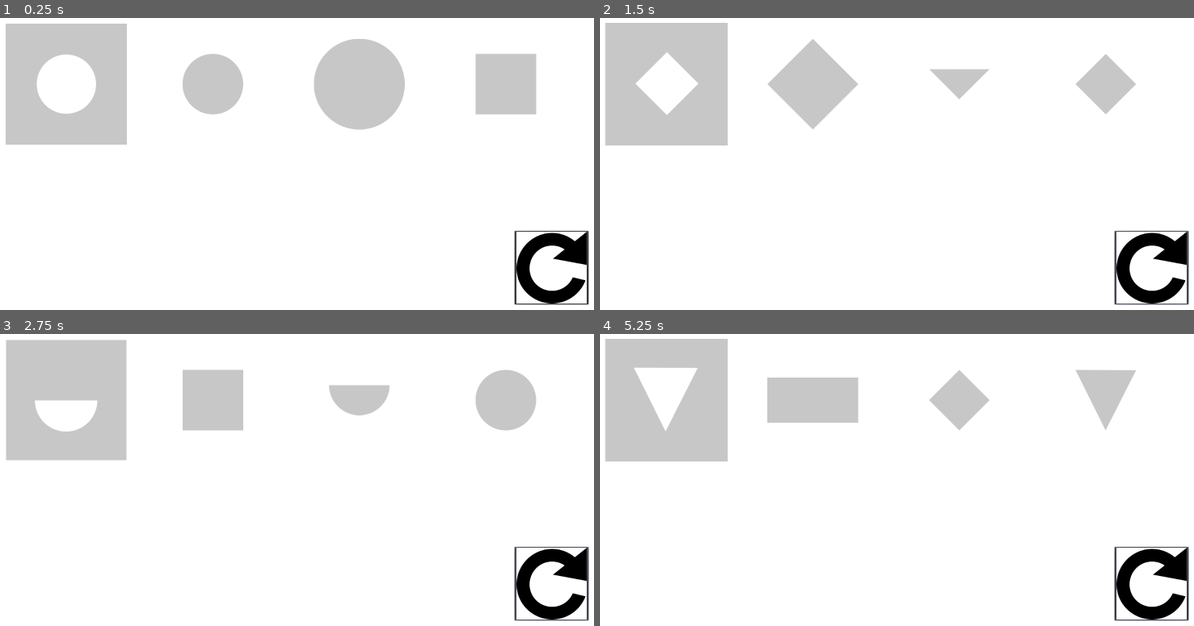
Above: before the commit, frames 1-4 (two rows, left to right).
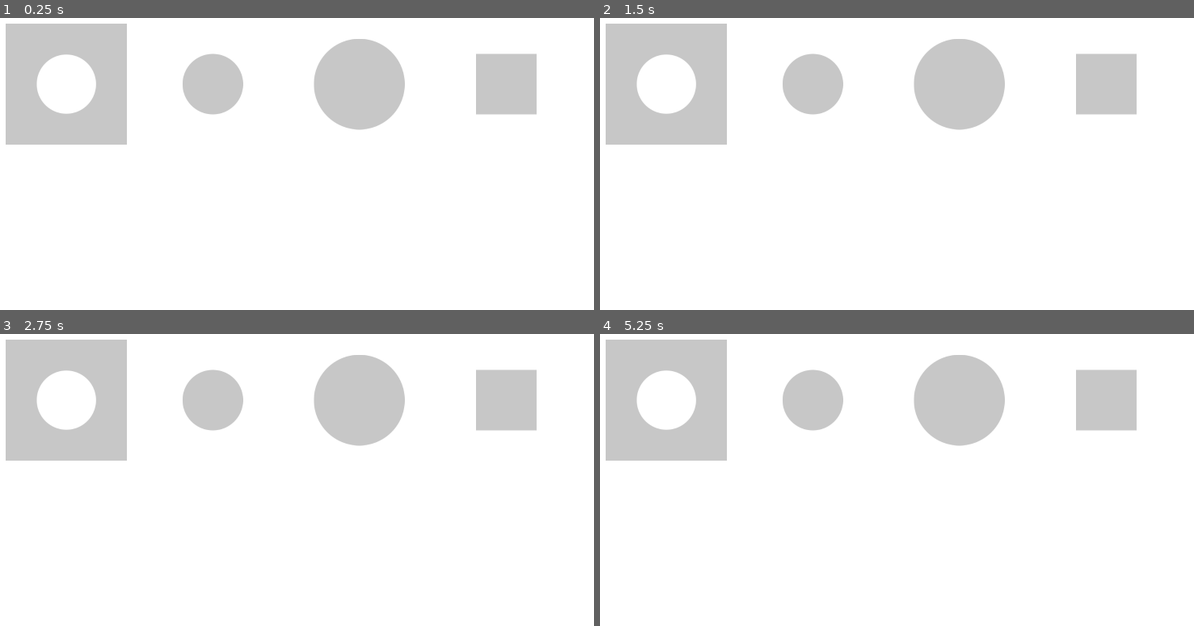
Above: after the commit, the same moments.

Repository: efor0004/spatial-fyp
Game: Godot game, scene res://Game.tscn
Same seed, same stepped clock (60 frames per second), same inputs: the game is played once before the commit and once after it.
Inputs (mouse positions are in pixels of both pictures, inside the frame that each line leads up to):
- Up to frame 1 (0.25 s): no input
- Up to frame 2 (1.5 s): click (1152, 269) at 0.52 s; click (1152, 269) at 1.27 s
- Up to frame 3 (2.75 s): click (552, 585) at 2.02 s
- Up to frame 4 (5.25 s): tap Enter at 2.75, 4.25 s; move the mouse to (1027, 374) at 2.77 s; click (1027, 374) at 2.92 s; tap Space at 3.5, 5 s; move the mouse to (754, 424) at 3.52 s; click (754, 424) at 3.67 s; move the mouse to (outside the picture) at 4.27 s; click (outside the picture) at 4.42 s; move the mouse to (855, 497) at 5.02 s; click (855, 497) at 5.17 s

The runs differ from the first frame. In frame 1, 1.9% of the frame differs, in the area x 80-100%, y 12-99%; in frame 2, 7.5%; in frame 3, 6.8%; in frame 4, 7.9%, in the area x 0-100%, y 1-99%.

Commit message:
QUILT: Progress to next question if correct

Diff:
--- a/quilt/app/Game.tscn
+++ b/quilt/app/Game.tscn
@@ -1,11 +1,13 @@
 [gd_scene load_steps=7 format=2]
 
 [ext_resource path="res://assets/sprites/questions/level_1/question_1/option_3.png" type="Texture" id=1]
-[ext_resource path="res://assets/sprites/buttons/refresh.png" type="Texture" id=2]
 [ext_resource path="res://scripts/Question.gd" type="Script" id=3]
 [ext_resource path="res://assets/sprites/questions/level_1/question_1/holey_quilt.png" type="Texture" id=4]
 [ext_resource path="res://assets/sprites/questions/level_1/question_1/option_1.png" type="Texture" id=5]
 [ext_resource path="res://assets/sprites/questions/level_1/question_1/option_2.png" type="Texture" id=6]
+
+[sub_resource type="RectangleShape2D" id=1]
+extents = Vector2( 192, 192 )
 
 [node name="Game" type="Node2D"]
 
@@ -17,28 +19,38 @@
 texture = ExtResource( 4 )
 region_rect = Rect2( 0, 0, 64, 64 )
 
-[node name="Option 1" type="Sprite" parent="Question"]
+[node name="Option 1" type="Area2D" parent="Question"]
 position = Vector2( 792, 768 )
+
+[node name="Sprite" type="Sprite" parent="Question/Option 1"]
 texture = ExtResource( 5 )
 region_rect = Rect2( 64, 0, 64, 64 )
 
-[node name="Option 2" type="Sprite" parent="Question"]
+[node name="CollisionShape2D" type="CollisionShape2D" parent="Question/Option 1"]
+visible = false
+shape = SubResource( 1 )
+
+[node name="Option 2" type="Area2D" parent="Question"]
 position = Vector2( 1256, 768 )
+
+[node name="Sprite" type="Sprite" parent="Question/Option 2"]
 texture = ExtResource( 6 )
 region_rect = Rect2( 128, 0, 64, 64 )
 
-[node name="Option 3" type="Sprite" parent="Question"]
-position = Vector2( 1720, 768 )
+[node name="CollisionShape2D" type="CollisionShape2D" parent="Question/Option 2"]
+visible = false
+shape = SubResource( 1 )
+
+[node name="Option 3" type="Area2D" parent="Question"]
+position = Vector2( 1721, 768 )
+
+[node name="Sprite" type="Sprite" parent="Question/Option 3"]
 texture = ExtResource( 1 )
 region_rect = Rect2( 192, 0, 64, 64 )
 
-[node name="Next Button" type="Button" parent="."]
-margin_left = 1748.0
-margin_top = 1234.0
-margin_right = 1982.0
-margin_bottom = 1467.0
-icon = ExtResource( 2 )
-__meta__ = {
-"_edit_use_anchors_": false
-}
-[connection signal="pressed" from="Next Button" to="Question" method="_on_Next_Button_pressed"]
+[node name="CollisionShape2D" type="CollisionShape2D" parent="Question/Option 3"]
+visible = false
+shape = SubResource( 1 )
+[connection signal="input_event" from="Question/Option 1" to="Question" method="_on_Option_1_input_event"]
+[connection signal="input_event" from="Question/Option 2" to="Question" method="_on_Option_2_input_event"]
+[connection signal="input_event" from="Question/Option 3" to="Question" method="_on_Option_3_input_event"]
--- a/quilt/app/scripts/Question.gd
+++ b/quilt/app/scripts/Question.gd
@@ -5,12 +5,12 @@
 onready var questions_per_level = 10
 onready var max_levels = 1
 
+onready var option_file_text = "option_"
+
 func _ready():
 	set_textures()
 
-func _on_Next_Button_pressed():
-	print("button pressed")
-
+func next_question():
 	current_question += 1
 
 	if (current_question > questions_per_level):
@@ -41,15 +41,14 @@
 func set_options_textures(base_path, children):
 	var indices = range(1,4)
 	var random_indices = shuffleList(indices)
-	print(indices)
-	print(random_indices)
 	for i in indices:
 		var option = children[i]
+		var option_sprite = option.get_child(0)
 		var shape_no = random_indices[i - 1]
 		var option_path_suffix = "/option_%d.png" % shape_no
 		var option_path = base_path + option_path_suffix
 		var option_texture = load(option_path)
-		option.set_texture(option_texture)
+		option_sprite.set_texture(option_texture)
 
 func shuffleList(list):
 	var list_copy = list.duplicate()
@@ -62,3 +61,38 @@
 		index_list.remove(x)
 		list_copy.remove(x)
 	return shuffled_list
+
+func on_option_pressed(sprite_index):
+	print("Option %d pressed" % sprite_index)
+	var children = get_children()
+	var option = children[sprite_index]
+	var option_sprite = option.get_child(0)
+	var option_texture = option_sprite.get_texture()
+	var option_texture_path = option_texture.get_load_path()
+
+	var option_index = option_texture_path.find(option_file_text)
+	var opt_no_index = option_index + len(option_file_text)
+	var opt_no = int(option_texture_path.substr(opt_no_index, 1))
+
+	if (opt_no == 1):
+		next_question()
+
+func _on_Option_1_input_event(viewport, event, shape_idx):
+	if event is InputEventMouseButton \
+	and event.button_index == BUTTON_LEFT \
+	and event.is_pressed():
+		on_option_pressed(1)
+
+
+func _on_Option_2_input_event(viewport, event, shape_idx):
+	if event is InputEventMouseButton \
+	and event.button_index == BUTTON_LEFT \
+	and event.is_pressed():
+		on_option_pressed(2)
+
+
+func _on_Option_3_input_event(viewport, event, shape_idx):
+	if event is InputEventMouseButton \
+	and event.button_index == BUTTON_LEFT \
+	and event.is_pressed():
+		on_option_pressed(3)
